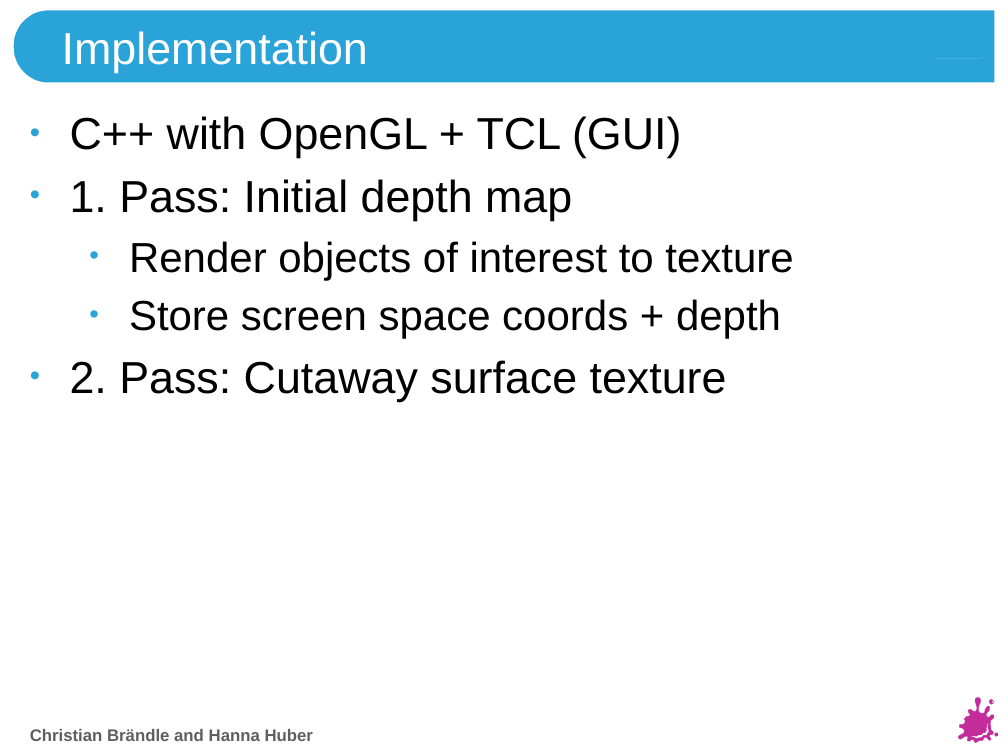
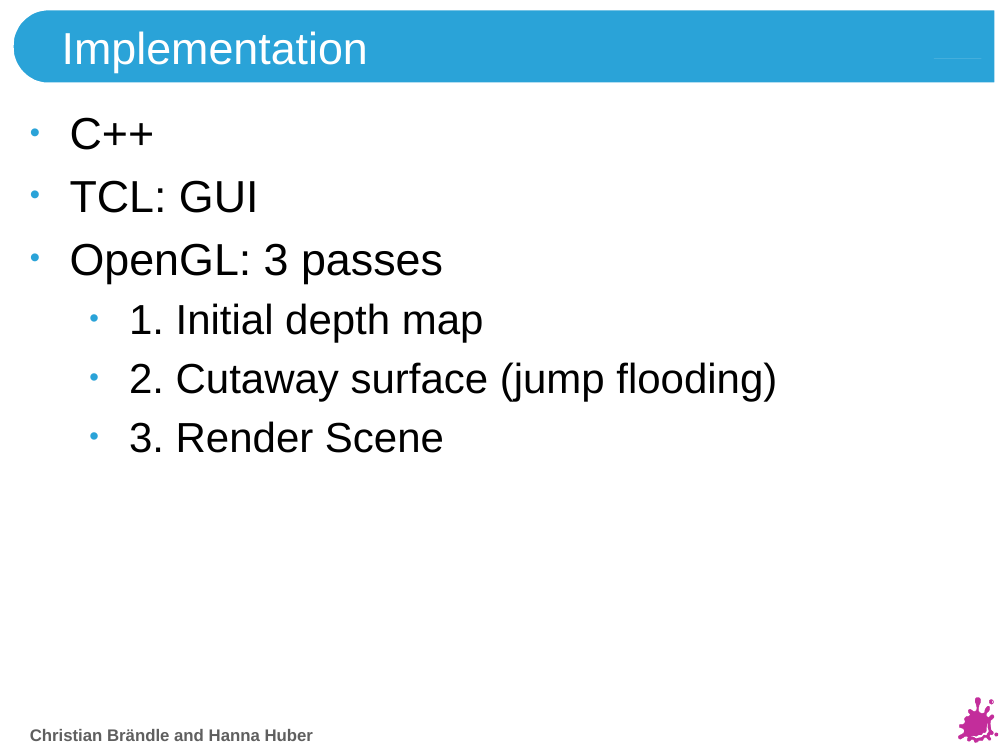
Before and after one commit to HannaHuber/Vis2VisPro, a slide deck: slide 4 of VisProPresentation.pptx. Drawn at 1008x756 pixels with LibreOffice and Linux fonts; fonts in the diff are those of the drawing; background and template pictures are left out. Boxes give left, top, right and bottom in pixels: in the first picture for what was removed or moved away, otherwise in the second. Text is boxed around its words. In the diff, an @@ line names an element or a change of style, - is before the commit and + after.

Commit message:
Finish presentation

```diff
--- a/VisProPresentation.pptx
+++ b/VisProPresentation.pptx
@@ text at bbox=[70, 117, 777, 453]: text changed; size 32 to 30 pt @@
-• C++ with OpenGL + TCL (GUI)
-• 1. Pass: Initial depth map
-  • Render objects of interest to texture
-  • Store screen space coords + depth
-• 2. Pass: Cutaway surface texture
+• C++
+• TCL: GUI
+• OpenGL: 3 passes
+  • 1. Initial depth map
+  • 2. Cutaway surface (jump flooding)
+  • 3. Render Scene
```
Also in this commit, not shown: 2 other slides changed.
